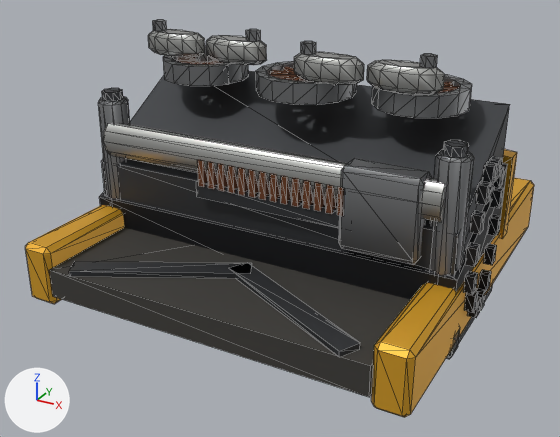
A saved change to the glTF model client/assets/models/packs/placeholders/lane-splitter.glb.
Camera for both pictures: a 50 mm lens placed at (0.836, -1.642, 0.949), pointed at (-0.02, -0.085, 0.17). Lighting does not change. The marker at lower left points along +X, +Y and +Z. The picture after the commit comes second. Mesh edges are drawn as thin lines. Vertices at exactly the same position are counted once.

Objects in the first picture: 'anim_crank_split_ea', 'anim_crank_split_eb', 'anim_crank_split_wa', 'anim_crank_split_wb', 'anim_slide_split_rack', 'anim_spin_gear', 'anim_spin_gear.001', 'anim_spin_gear.002', 'body'.
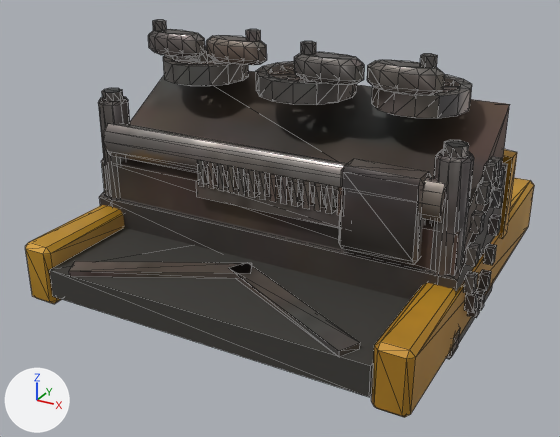
What changed in the scene script:
```text
Change mat_tier_paint:
    remove # nodes: BsdfPrincipled, Mix, OutputMaterial, VertexColor
    remove # colours: orange #e2a82a, mixed with the vertex colours
    nodes: BsdfPrincipled, Mix, NormalMap, OutputMaterial, SeparateColor, TexImage x3
    colours: orange #e2a82a
    uses the picture img_image_0
    uses the picture img_image_1
    uses the picture img_image_2
Add mat_pbr_body:
    mat_pbr_body = bpy.data.materials.new('pbr_body')
    # uses the picture img_image_0
    # uses the picture img_image_1
    # uses the picture img_image_2
Change me_anim_crank_split_ea:
    where me_anim_crank_split_ea.from_pydata(...)  # 60 vertices, 112 faces; spans x -0.001..0.171, y -0.038..0.038, z -0.028..0.052
    me_anim_crank_split_ea part 1: 92 faces spanning x -0.001..0.171, y -0.038..0.038, z -0.028..0.028 switch from mat_steel_light to mat_pbr_body
    me_anim_crank_split_ea part 2: 20 faces spanning x 0.02..0.05, y -0.017..0.017, z 0.028..0.052 switch from mat_steel to mat_pbr_body
Change me_anim_crank_split_eb:
    where me_anim_crank_split_eb.from_pydata(...)  # 60 vertices, 112 faces; spans x -0.171..0.001, y -0.038..0.038, z -0.028..0.052
    me_anim_crank_split_eb part 3: 92 faces spanning x -0.171..0.001, y -0.038..0.038, z -0.028..0.028 switch from mat_steel_light to mat_pbr_body
    me_anim_crank_split_eb part 4: 20 faces spanning x -0.05..-0.02, y -0.017..0.017, z 0.028..0.052 switch from mat_steel to mat_pbr_body
Change me_anim_crank_split_wa:
    where me_anim_crank_split_wa.from_pydata(...)  # 60 vertices, 112 faces; spans x -0.001..0.171, y -0.038..0.038, z -0.028..0.052
    me_anim_crank_split_wa part 5: 92 faces spanning x -0.001..0.171, y -0.038..0.038, z -0.028..0.028 switch from mat_steel_light to mat_pbr_body
    me_anim_crank_split_wa part 6: 20 faces spanning x 0.02..0.05, y -0.018..0.018, z 0.028..0.052 switch from mat_steel to mat_pbr_body
Change me_anim_crank_split_wb:
    where me_anim_crank_split_wb.from_pydata(...)  # 60 vertices, 112 faces; spans x -0.171..0.001, y -0.038..0.038, z -0.028..0.052
    me_anim_crank_split_wb part 7: 92 faces spanning x -0.171..0.001, y -0.038..0.038, z -0.028..0.028 switch from mat_steel_light to mat_pbr_body
    me_anim_crank_split_wb part 8: 20 faces spanning x -0.05..-0.02, y -0.018..0.018, z 0.028..0.052 switch from mat_steel to mat_pbr_body
Change me_anim_slide_split_rack:
    where me_anim_slide_split_rack.from_pydata(...)  # 24 vertices, 44 faces; spans x -0.09..0.09, y -0.03..0.035, z -0.096..0.096
    me_anim_slide_split_rack part 9: 44 faces spanning x -0.09..0.09, y -0.03..0.035, z -0.096..0.096 switch from mat_steel to mat_pbr_body
Change me_anim_spin_gear_002:
    where me_anim_spin_gear_002.from_pydata(...)  # 120 vertices, 216 faces; spans x -0.11..0.11, y -0.107..0.107, z -0.024..0.048
    me_anim_spin_gear_002 part 10: 144 faces spanning x -0.11..0.11, y -0.107..0.107, z -0.024..0.048 switch from mat_steel to mat_pbr_body
    me_anim_spin_gear_002 part 11: 72 faces spanning x -0.095..0.095, y -0.095..0.095, z -0.016..0.016 switch from mat_rust to mat_pbr_body
Change me_body:
    where me_body.from_pydata(...)  # 580 vertices, 952 faces; spans x -0.485..0.502, y -0.501..0.5, z 0.0..0.48
    me_body part 12: 935 kept faces spanning x -0.485..0.502, y -0.501..0.5, z 0.0..0.48 get new vertex colours
    me_body part 13: 204 faces spanning x -0.475..0.502, y -0.34..0.34, z 0.0..0.416 switch from mat_steel_black to mat_pbr_body
    me_body part 14: 172 faces spanning x -0.48..0.48, y -0.501..0.471, z 0.0..0.48 switch from mat_steel_dark to mat_pbr_body
    me_body part 15: 152 faces spanning x -0.471..0.471, y -0.227..-0.153, z 0.0..0.448 switch from mat_steel to mat_pbr_body
    me_body part 16: 116 faces spanning x -0.44..0.44, y -0.243..0.139, z 0.286..0.394 switch from mat_steel_light to mat_pbr_body
    me_body part 17: 168 faces spanning x -0.15..0.222, y -0.245..-0.225, z 0.288..0.352 switch from mat_rust to mat_pbr_body
```

Boxes (x1, y1, x2, y2) around the edits, measured in the pictures (560 x 437 px):
'body', surface changed
    both: (25, 71, 534, 417)
part 1 of me_anim_crank_split_ea, recoloured (darker)
    both: (294, 52, 364, 85)
part 2 of me_anim_crank_split_ea, recoloured
    both: (301, 41, 316, 55)
part 3 of me_anim_crank_split_eb, recoloured (darker)
    both: (367, 60, 445, 95)
part 4 of me_anim_crank_split_eb, recoloured
    both: (420, 54, 438, 68)
part 5 of me_anim_crank_split_wa, recoloured (darker)
    both: (148, 29, 205, 57)
part 6 of me_anim_crank_split_wa, recoloured
    both: (153, 20, 167, 31)
part 7 of me_anim_crank_split_wb, recoloured (darker)
    both: (206, 35, 267, 65)
part 8 of me_anim_crank_split_wb, recoloured
    both: (246, 29, 261, 42)
part 9 of me_anim_slide_split_rack, recoloured (darker)
    both: (339, 158, 432, 265)
part 10 of me_anim_spin_gear_002, recoloured
    both: (372, 75, 472, 118)
part 11 of me_anim_spin_gear_002, recoloured
    both: (438, 82, 460, 93)
part 12 of me_body, recoloured
    both: (25, 71, 534, 417)
part 13 of me_body, recoloured
    both: (99, 156, 508, 344)
part 14 of me_body, recoloured
    both: (69, 71, 510, 359)
part 15 of me_body, recoloured
    both: (98, 96, 474, 275)
part 16 of me_body, recoloured (darker)
    both: (104, 123, 445, 222)
part 17 of me_body, recoloured
    both: (197, 160, 345, 216)
